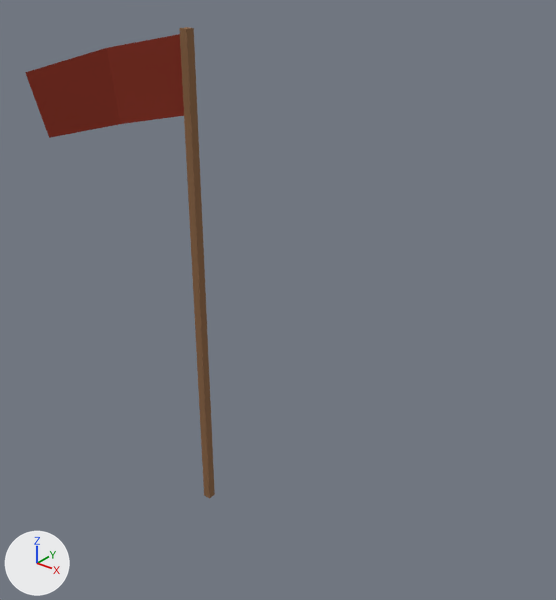
Two versions of the glTF model public/assets/sunscar-dunes/baked/well.glb, one commit apart.
Before and after are seen from a camera (50 mm lens) standing at (87.77, -1.76, 23.01) and looking at (82.35, 5.02, 18.81). Arrows for +X, +Y and +Z are at lower left; the lights stay in place. The picture after the commit comes second. Where no turn or scale is listed for an object, it has been applied to the vertices.

The first picture shows 'sunscar.well.001', 'sunscar.well.003'.
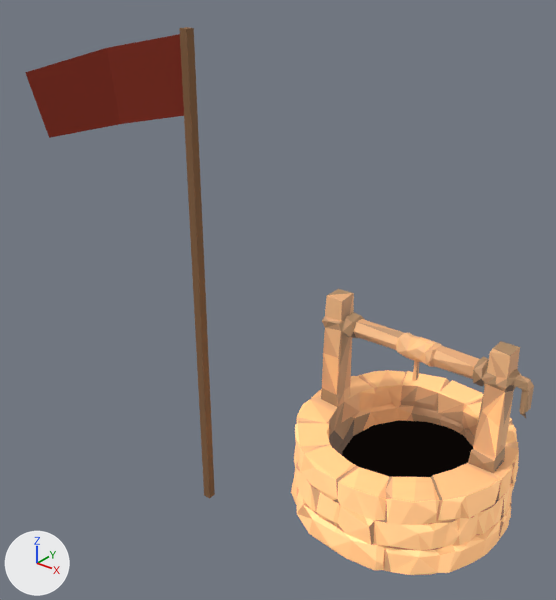
The change, as a list of edits to the scene's bpy script:
```text
Add mat_material_003:
    mat_material_003 = bpy.data.materials.new('Material.003')
    # nodes: BsdfTransparent, Emission, LightPath, MixShader, OutputMaterial
    # colours: black #0a0605
Add mat_material_002:
    mat_material_002 = bpy.data.materials.new('Material.002')
    # nodes: BsdfPrincipled, Mix, OutputMaterial, VertexColor
    # colours: brown #4b3c30, white #ffffff, mixed with the vertex colours
Add me_sunscar_well_003:
    me_sunscar_well_003.from_pydata(...)  # 36 vertices, 64 faces; spans x -1.05..1.05, y -1.05..1.05, z -0.02..0.02
    me_sunscar_well_003.materials.append(mat_material_003)
Add me_sunscar_well_002:
    me_sunscar_well_002.from_pydata(...)  # 811 vertices, 1627 faces; spans x -1.7..1.34, y -1.49..1.49, z 0.0..2.8
    me_sunscar_well_002.materials.append(mat_material_002)
Add ob_sunscar_well_005:
    ob_sunscar_well_005 = bpy.data.objects.new('sunscar.well.005', me_sunscar_well_003)
    ob_sunscar_well_005.location = (84.0, 6.0, 16.44)
Add ob_sunscar_well_004:
    ob_sunscar_well_004 = bpy.data.objects.new('sunscar.well.004', me_sunscar_well_002)
    ob_sunscar_well_004.location = (84.0, 6.0, 15.82)
```

What differs and where, as boxes (x1, y1, x2, y2) in the pictures (556 x 600 px):
'sunscar.well.004', added: after (291, 289, 534, 575)
'sunscar.well.005', added: after (342, 420, 473, 477)
